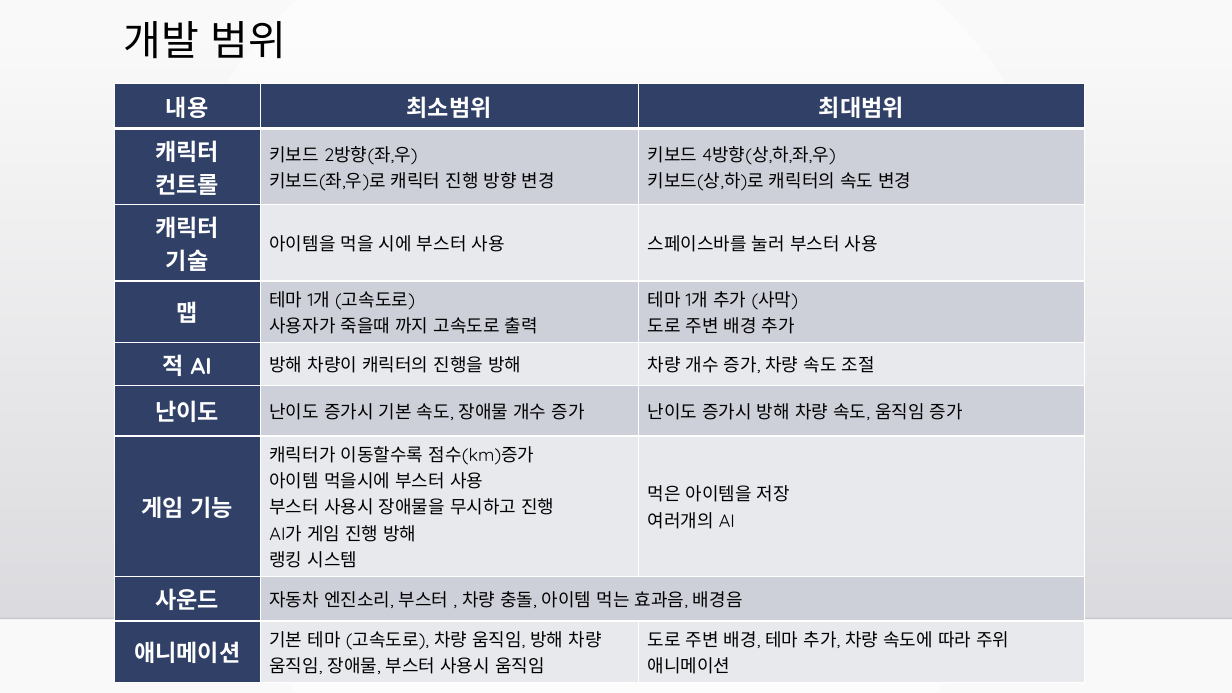
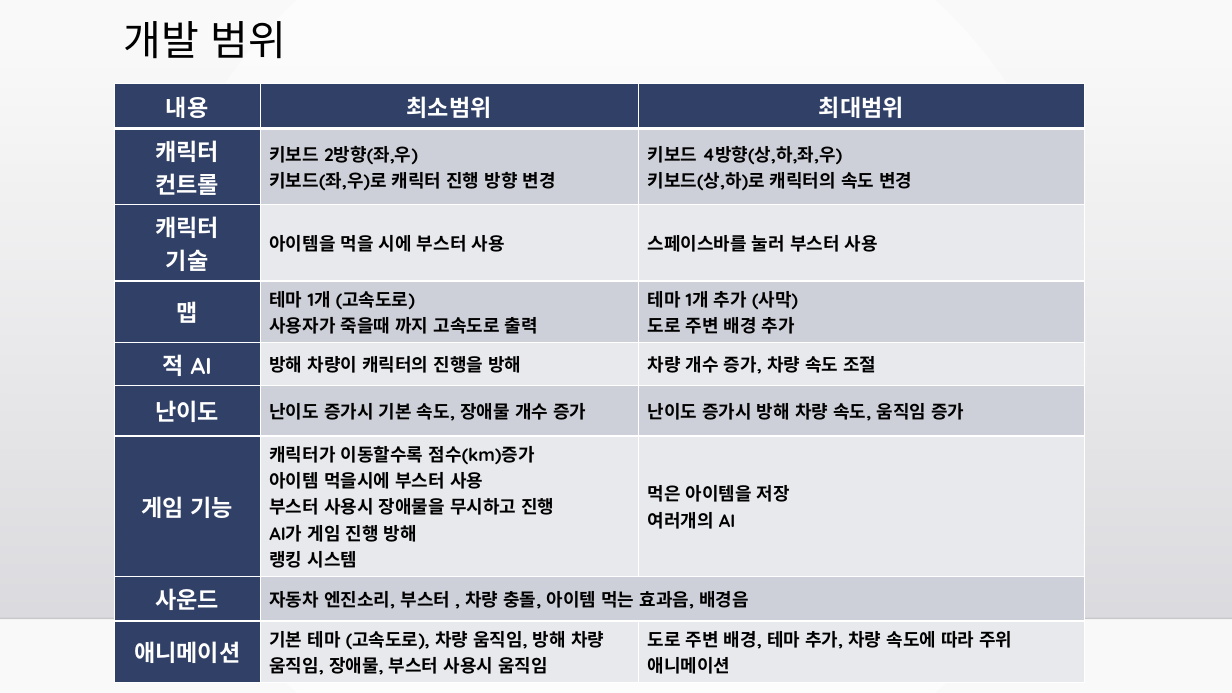
Before and after one commit to SangWooShin/study, a slide deck: slide 3 of PPT/2차발표_2013180018.pptx. Drawn at 1232x693 pixels with LibreOffice and Linux fonts; fonts in the diff are those of the drawing; background and template pictures are left out. Boxes give left, top, right and bottom in pixels: in the first picture for what was removed or moved away, otherwise in the second. Text is boxed around its words. In the diff, an @@ line names an element or a change of style, - is before the commit and + after.

```diff
--- a/PPT/2차발표_2013180018.pptx
+++ b/PPT/2차발표_2013180018.pptx
@@ table at (115, 84, 1085, 679) @@
@@ bold on in "키보드 2방향(좌,우)", "키보드(좌,우)로 캐릭터 진행 방향 변경", "키보드 4방향(상,하,좌,우)", "키보드(상,하)로 캐릭터의 속도 변경" and 21 more places @@
```
Also in this commit, not shown: 1 other slide changed, 1 other file.
